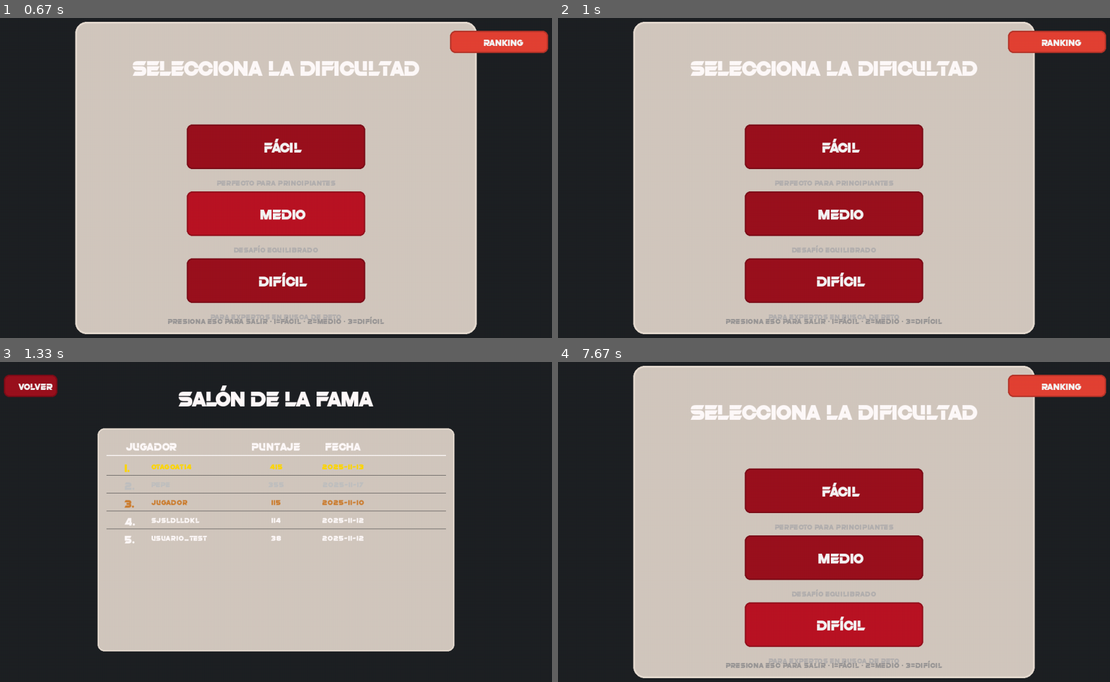
Above: before the commit, frames 1-4 (two rows, left to right).
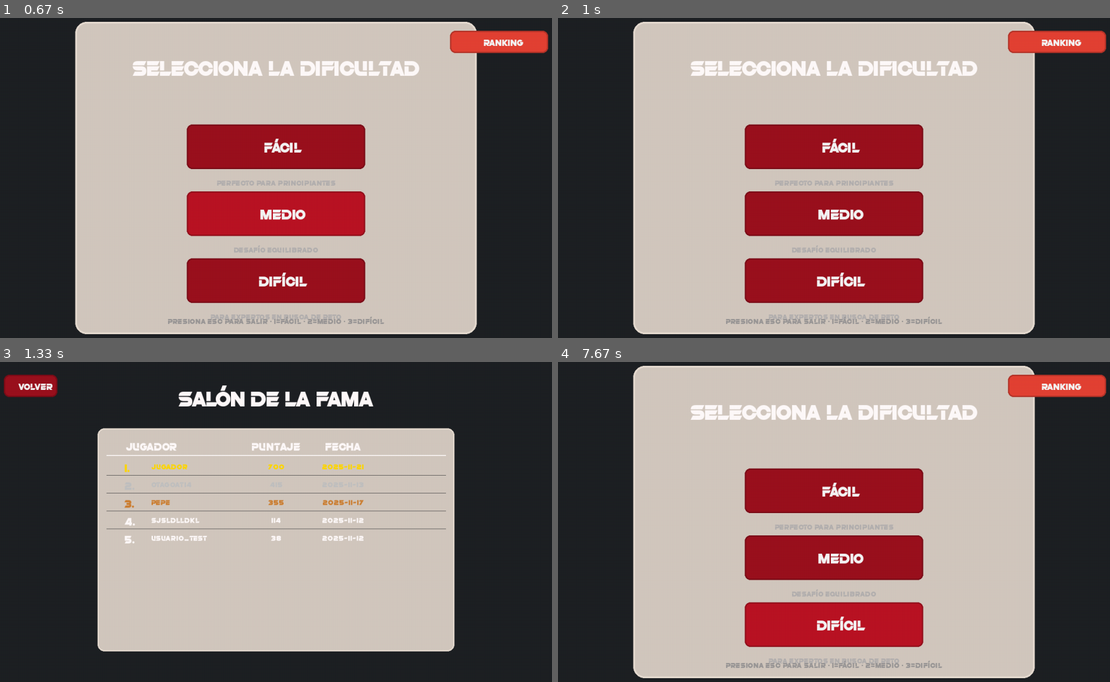
Above: after the commit, the same moments.

Repository: Otagoat14/AvatarVsRooksV2
Game: pygame game, started from dificultad.py
The game is run twice, just before and just after one commit, with the same random seed, the same clock (stepped at 60 frames per second) and the same inputs.
Inputs (mouse positions are in pixels of both pictures, inside the frame that each line leads up to):
- Up to frame 1 (0.67 s): right-click (276, 200) at 0.38 s
- Up to frame 2 (1 s): click (696, 181) at 0.72 s
- Up to frame 3 (1.33 s): click "🏆 RANKING" at 1.05 s
- Up to frame 4 (7.67 s): click "← VOLVER" at 1.55 s; right-click (867, 611) at 7.38 s

Frames 1-2 are identical in both runs. In frame 3, 0.3% of the frame differs, in the area x 27-66%, y 31-45%; in frame 4, nothing differs.

Commit message:
[ADD] Implementacion del hardware v1

Diff:
--- a/Interfaz_Juego.py
+++ b/Interfaz_Juego.py
@@ -1,5 +1,6 @@
 import pygame
 import time
+import socket
 from sys import exit
 from Logica_juego import Juego, FILAS, COLUMNAS, VACIO, OCUPADA
 from Personajes import TAMAÑO_CELDA
@@ -10,9 +11,14 @@
 import sys
 from Animaciones.animacion_final_juego import VentanaFinalJuego
 
+PICO_IP = "192.168.151.216"   # <-- pon aquí la IP que imprime la Pico
+PICO_PORT_MOTOR = 6000        # puerto para los motores
+
+
 # Constantes visuales
 ANCHO = COLUMNAS * TAMAÑO_CELDA
 ALTO = FILAS * TAMAÑO_CELDA
+
 
 
 
@@ -79,6 +85,28 @@
         self.juego = Juego(dificultad=self.dificultad_actual,
                           usuario=self.usuario_actual,
                           puntaje_acumulado=self.puntaje_acumulado)
+
+
+                # ===============================
+        # CONTROL PICO (SOCKET UDP)
+        # ===============================
+        self.sock_control = socket.socket(socket.AF_INET, socket.SOCK_DGRAM)
+        self.sock_control.bind(("0.0.0.0", 5006))   # Debe coincidir con PC_PORT de la Pico
+        self.sock_control.setblocking(False)
+
+        self.sock_motor = socket.socket(socket.AF_INET, socket.SOCK_DGRAM)
+
+        # Para saber cómo están los botones "en reposo" (0 ó 1)
+        self.control_base = None    # dict con valores de reposo
+        self.control_prev = None    # dict con último estado
+        self.ultima_dir = None
+        self.ultimo_mov_dir = 0
+
+        # Cursor del joystick en la matriz (fila, columna)
+        # Empiezo en la esquina inferior izquierda (ajusta a tu gusto)
+        self.cursor_fila = 0
+        self.cursor_col = COLUMNAS - 1
+
 
         # Al abrir la pantalla de juego, sonar su canción
         self.reproducir_cancion_usuario()
@@ -447,6 +475,16 @@
         self.boton_pausa["visible"] = True
         self.boton_reanudar["visible"] = False
 
+        # 🔹 RESET ESTADO DEL CONTROL / JOYSTICK
+        self.control_base = None
+        self.control_prev = None
+        self.ultima_dir = None
+        self.ultimo_mov_dir = 0
+
+        # Opcional: devolver el cursor a la posición inicial
+        self.cursor_fila = FILAS - 1
+        self.cursor_col = 0
+
 
     def cargar_personalizacion(self):
         try:
@@ -574,6 +612,166 @@
             y = f * TAMAÑO_CELDA
             pygame.draw.line(self.campo_matriz, LINEA, (0, y), (ANCHO, y), 1)
 
+                # === DIBUJAR CURSOR DEL JOYSTICK ===
+        if 0 <= self.cursor_fila < FILAS and 0 <= self.cursor_col < COLUMNAS:
+            x_cursor = self.cursor_col * TAMAÑO_CELDA
+            y_cursor = self.cursor_fila * TAMAÑO_CELDA
+            # Rectángulo amarillo para marcar la celda seleccionada
+            pygame.draw.rect(
+                self.campo_matriz,
+                (255, 255, 0),
+                (x_cursor + 2, y_cursor + 2, TAMAÑO_CELDA - 4, TAMAÑO_CELDA - 4),
+                width=3
+            )
+
+
+    def _leer_estado_control(self):
+        ultimo_estado = None
+
+        while True:
+            try:
+                data, addr = self.sock_control.recvfrom(1024)
+            except BlockingIOError:
+                # No hay más paquetes pendientes
+                break
+
+            try:
+                texto = data.decode().strip()
+                # Ej: "JOY:ARRIBA,C:1,B1:0,B2:0,B3:0,B4:0,BS:0,BP:0"
+                partes = texto.split(",")
+                estado = {}
+                for p in partes:
+                    if ":" in p:
+                        k, v = p.split(":", 1)
+                        estado[k] = v
+                # Nos aseguramos de que tenga al menos JOY
+                if "JOY" in estado:
+                    ultimo_estado = estado
+            except Exception as e:
+                print("Error al parsear control:", e)
+                continue
+
+        return ultimo_estado
+
+
+
+    def _mover_cursor(self, df, dc):
+        """Mueve el cursor en la matriz respetando los límites."""
+        nueva_f = self.cursor_fila + df
+        nueva_c = self.cursor_col + dc
+
+        if 0 <= nueva_f < FILAS:
+            self.cursor_fila = nueva_f
+        if 0 <= nueva_c < COLUMNAS:
+            self.cursor_col = nueva_c
+
+    def _procesar_direccion(self, dir_joy, dt):
+        """
+        Aplica la dirección del joystick al cursor.
+        Corrige el mapeo raro del hardware y limita la velocidad de movimiento.
+        """
+        # Corregir mapeo físico -> lógico
+        if dir_joy == "IZQUIERDA":
+            dir_logica = "ARRIBA"     # Físico arriba
+        elif dir_joy == "DERECHA":
+            dir_logica = "ABAJO"      # Físico abajo
+        elif dir_joy == "ARRIBA":
+            dir_logica = "DERECHA"    # Físico derecha
+        elif dir_joy == "ABAJO":
+            dir_logica = "IZQUIERDA"  # Físico izquierda
+        else:
+            dir_logica = "CENTRO"
+
+        # Si está en el centro no movemos nada
+        if dir_logica == "CENTRO":
+            self.ultima_dir = None
+            return
+
+        # Para no moverse demasiado rápido: solo cada 0.15s si mantiene la dirección
+        ahora = time.time()
+        if self.ultima_dir == dir_logica and (ahora - self.ultimo_mov_dir) < 0.15:
+            return
+
+        self.ultima_dir = dir_logica
+        self.ultimo_mov_dir = ahora
+
+        if dir_logica == "ARRIBA":
+            self._mover_cursor(-1, 0)
+        elif dir_logica == "ABAJO":
+            self._mover_cursor(+1, 0)
+        elif dir_logica == "IZQUIERDA":
+            self._mover_cursor(0, -1)
+        elif dir_logica == "DERECHA":
+            self._mover_cursor(0, +1)
+
+    def _procesar_botones(self, estado):
+
+        # Inicializar estados base y prev la primera vez
+        if self.control_base is None:
+            self.control_base = estado.copy()
+            self.control_prev = estado.copy()
+            return
+
+        # Para cada botón, vemos si cambió respecto a control_prev
+        def cambio_boton(clave):
+            return estado.get(clave) != self.control_prev.get(clave)
+
+        # Helper: botón "presionado" = distinto a estado de reposo
+        def esta_presionado(clave):
+            return estado.get(clave) != self.control_base.get(clave)
+
+        # === Botones de rooks (1-4) ===
+        # B1 – arena, B2 – agua, B3 – piedra, B4 – fuego
+        if cambio_boton("B1") and esta_presionado("B1"):
+            self._colocar_rook_desde_control(tipo_index=0)  # arena
+        if cambio_boton("B2") and esta_presionado("B2"):
+            self._colocar_rook_desde_control(tipo_index=1)  # agua
+        if cambio_boton("B3") and esta_presionado("B3"):
+            self._colocar_rook_desde_control(tipo_index=2)  # piedra
+        if cambio_boton("B4") and esta_presionado("B4"):
+            self._colocar_rook_desde_control(tipo_index=3)  # fuego
+
+        # === Click del joystick: disparo manual de todas las rooks ===
+        if cambio_boton("C") and esta_presionado("C"):
+            # Un disparo manual por click
+            self.juego.disparar_rooks_manual()
+
+        # === SELECT: recoger monedas en todo el tablero ===
+        if cambio_boton("BS") and esta_presionado("BS"):
+            self.juego.recoger_monedas()
+
+        # === PAUSA: pausar / reanudar ===
+        if cambio_boton("BP") and esta_presionado("BP"):
+            if not self.juego_pausado:
+                self.pausar_juego()
+            else:
+                self.reanudar_juego()
+
+        # Actualizar estado anterior
+        self.control_prev = estado.copy()
+
+    def _colocar_rook_desde_control(self, tipo_index):
+        # Solo bloqueo si el juego está en pausa o ya terminó
+        if self.juego_pausado or self.juego.game_over or self.juego.victoria:
+            return
+
+        fila = self.cursor_fila
+        col = self.cursor_col
+
+        # tipo_index: 0=arena, 1=agua, 2=piedra, 3=fuego
+        success, message = self.juego.colocar_rook(fila, col, tipo_index)
+
+        if success:
+            info = self.juego.obtener_rooks_info()[tipo_index]
+            print(f"Rook colocada ({info['nombre']}) en ({fila}, {col})")
+        else:
+            print("No se pudo colocar la rook:", message)
+
+
+
+
+
+
     def dibujar_rook(self, rook):
         x = int(rook.x_columna * TAMAÑO_CELDA)
         y = int(rook.y_fila * TAMAÑO_CELDA)
@@ -1047,6 +1245,7 @@
         self.juego.iniciar_juego(preparacion=True)
 
         while True:
+            dt = self.reloj.tick(60) / 1000.0  # Delta time en segundos
             for event in pygame.event.get():
                 if event.type == pygame.QUIT:
                     pygame.quit()
@@ -1131,9 +1330,28 @@
                             if self.juego.remover_rook(fila, columna):
                                 print(f"Rook removido de ({fila}, {columna})")
 
+            estado = self._leer_estado_control()
+            if estado:
+                # Procesar dirección del joystick
+                self._procesar_direccion(estado.get("JOY", "CENTRO"), dt)
+
+                # Procesar botones (rooks, disparo, select, pausa)
+                self._procesar_botones(estado)
+
+
             # Actualizar lógica del juego SOLO si la ronda está iniciada y NO está pausada
             if self.ronda_iniciada and not self.juego_pausado:
                 self.juego.actualizar()
+
+                if getattr(self.juego, "rook_herida", False):
+                    try:
+                        self.sock_motor.sendto(b"HIT", (PICO_IP, PICO_PORT_MOTOR))
+                        # opcional: print para depurar
+                        print("Enviando HIT a Pico para vibrar motor")
+                    except Exception as e:
+                        print("Error enviando HIT a Pico:", e)
+                    # resetear el flag
+                    self.juego.rook_herida = False
 
             # Dibujar (siempre se dibuja, incluso cuando está pausado)
             self.pantalla.fill(COLOR_FONDO)
--- a/Logica_juego.py
+++ b/Logica_juego.py
@@ -53,6 +53,9 @@
         self.dificultad = dificultad
         self._configurar_modificador_dificultad()
 
+        self.rook_herida = False
+
+
         # Inicializar último spawn
         for avatar_info in self.obtener_avatares_info():
             self.ultimo_spawn[avatar_info["tipo"]] = 0
@@ -187,6 +190,15 @@
     def limpiar_monedas(self):
         """Limpia todas las monedas del tablero (al final de la ronda)"""
         self.monedas_en_tablero.clear()
+
+    def disparar_rooks_manual(self):
+        for rook in self.rooks_activos:
+            if rook.personaje_vivo:
+                try:
+                    rook.disparar_manual()
+                except AttributeError:
+                    pass
+
 
     def obtener_puntaje_acumulado(self):
         return self.puntaje_acumulado + self.calculador_puntaje.calcular_puntaje()
@@ -483,6 +495,7 @@
 
                 rook.recibir_daño(avatar.daño)
                 bala.bala_activa = False
+                self.rook_herida = True
 
                 if not rook.personaje_vivo:
                     self.matriz[int(rook.y_fila)][rook.x_columna] = VACIO
--- a/Personajes.py
+++ b/Personajes.py
@@ -126,6 +126,21 @@
     def disparar(self, juego=None):
         return super().disparar(direccion='abajo', juego=juego)
 
+    def disparar_manual(self):
+        if not self.personaje_vivo:
+            return
+
+        direccion_bala = "abajo"
+
+        nueva_bala = Bala(
+            y_fila=self.y_fila,
+            x_columna=self.x_columna,
+            direccion=direccion_bala,
+            rango=self.rango_ataque
+        )
+        self.balas.append(nueva_bala)
+
+
     def dibujar(self, pantalla, offset_x=0, offset_y=0):
         x = int(self.x_columna * TAMAÑO_CELDA) + offset_x
         y = int(self.y_fila * TAMAÑO_CELDA) + offset_y
--- a/salon_fama.json
+++ b/salon_fama.json
@@ -1,4 +1,9 @@
 [
+    {
+        "nombre": "Jugador",
+        "puntaje": 700,
+        "fecha": "2025-11-21 15:52:51"
+    },
     {
         "nombre": "otagoat14",
         "puntaje": 415,
@@ -8,11 +13,6 @@
         "nombre": "Pepe",
         "puntaje": 355,
         "fecha": "2025-11-17 22:28:27"
-    },
-    {
-        "nombre": "Jugador",
-        "puntaje": 115,
-        "fecha": "2025-11-10 20:51:18"
     },
     {
         "nombre": "sjsldlldkl",
--- /dev/null
+++ b/sockets.py
@@ -0,0 +1,47 @@
+import socket
+import time
+
+# Puerto donde escucha la PC (debe ser el mismo que usa la Raspberry)
+PC_PORT = 5006   # mismo que en el código de la Pico
+
+# IP y puerto de la Pico para el motor:
+PICO_IP = "192.168.151.216"   # <-- esta es la IP de tu Pico
+PICO_PORT = 6000              # mismo puerto que configuraste en la Pico
+
+def main():
+    # Socket para RECIBIR los mensajes del joystick/botones
+    rx_sock = socket.socket(socket.AF_INET, socket.SOCK_DGRAM)
+    rx_sock.bind(("0.0.0.0", PC_PORT))
+
+    # Socket para ENVIAR comandos a la Pico (motor GP21)
+    tx_sock = socket.socket(socket.AF_INET, socket.SOCK_DGRAM)
+
+    print(f"🎮 Esperando mensajes UDP en el puerto {PC_PORT}...\n")
+    print(f"🛠️ Enviando comando VIBRA:2000 a la Pico ({PICO_IP}:{PICO_PORT}) cada 10 segundos.\n")
+
+    intervalo = 10  # segundos entre vibraciones
+    ultimo_vibra = time.time()
+
+    try:
+        while True:
+            # 🔹 Igual que antes: recibir joystick y botones y mostrarlos
+            data, addr = rx_sock.recvfrom(1024)
+            mensaje = data.decode("utf-8")
+            print(f"Desde {addr}: {mensaje}")
+
+            # 🔹 Cada 10 segundos: pedirle a la Pico que vibre 2 segundos
+            ahora = time.time()
+            if ahora - ultimo_vibra >= intervalo:
+                comando = "VIBRA:2000"
+                tx_sock.sendto(comando.encode("utf-8"), (PICO_IP, PICO_PORT))
+                print(f">> Enviado a Pico: {comando}")
+                ultimo_vibra = ahora
+
+    except KeyboardInterrupt:
+        print("\nCerrando cliente...")
+    finally:
+        rx_sock.close()
+        tx_sock.close()
+
+if __name__ == "__main__":
+    main()
